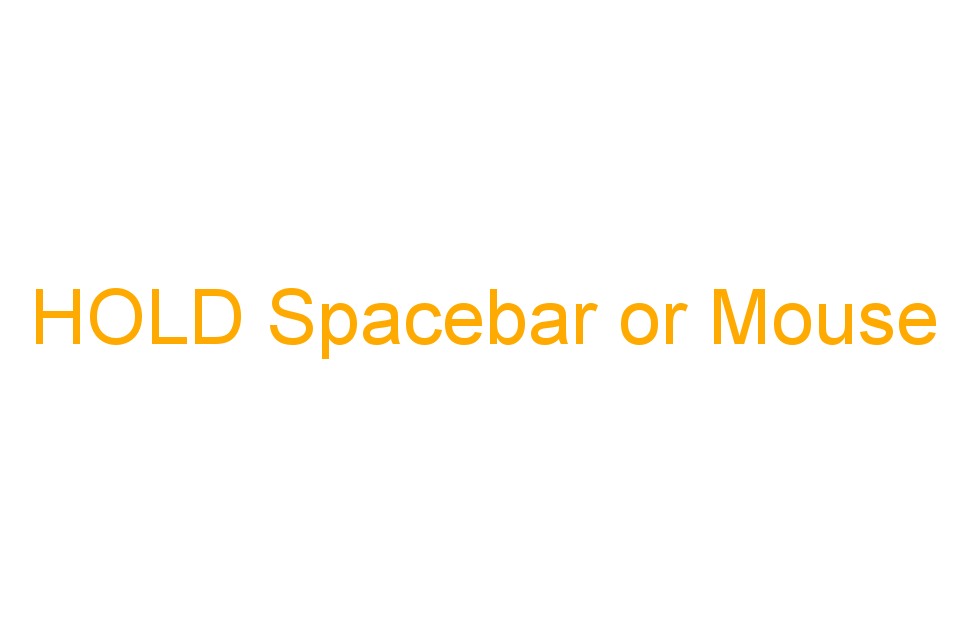
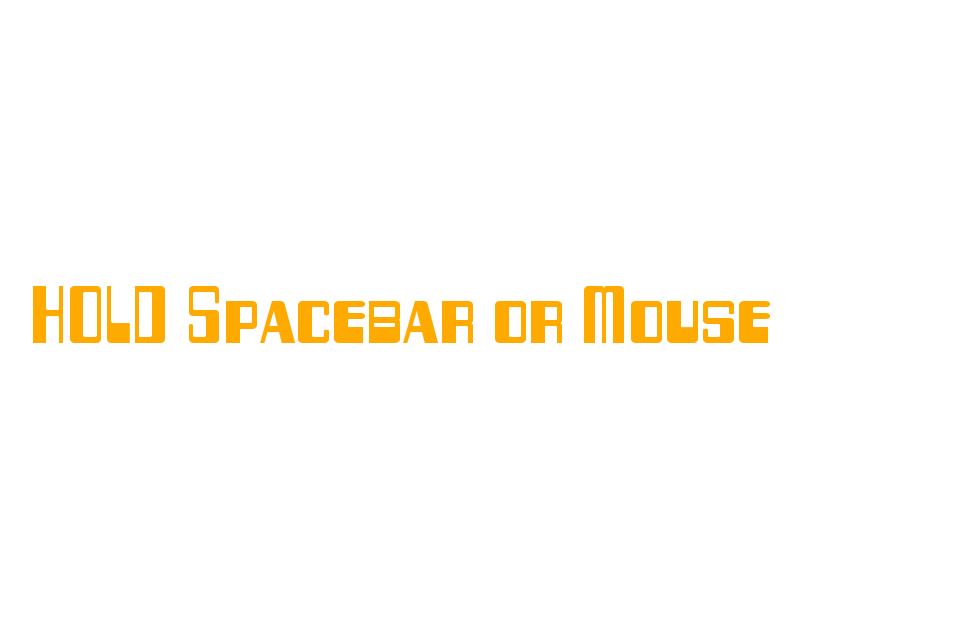
Layers edited between the first and the second 960 × 640 image:
painted on "HOLD Spacebar or Mouse" over <box>33,286,936,359</box>
